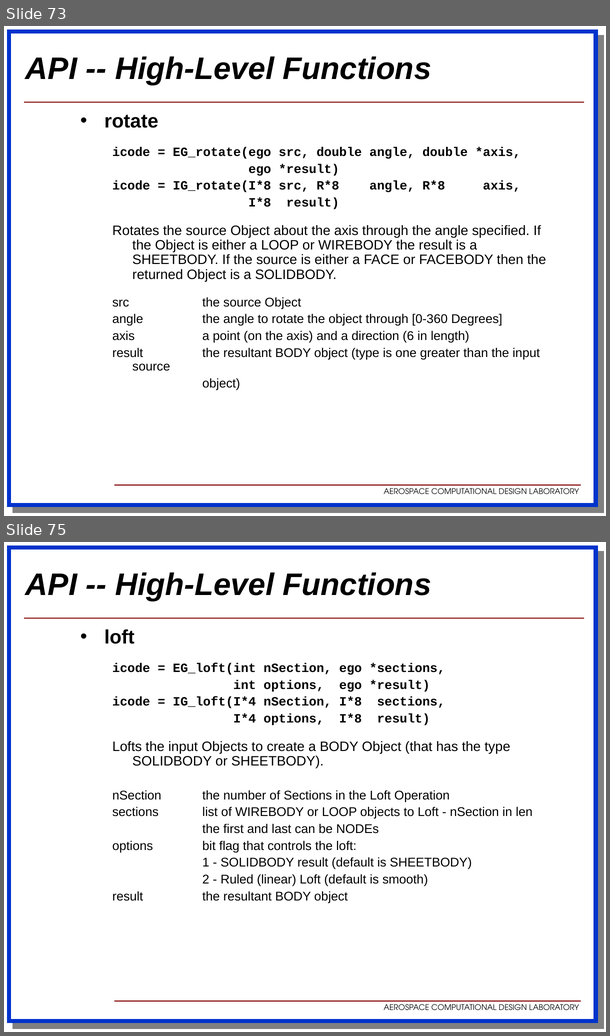
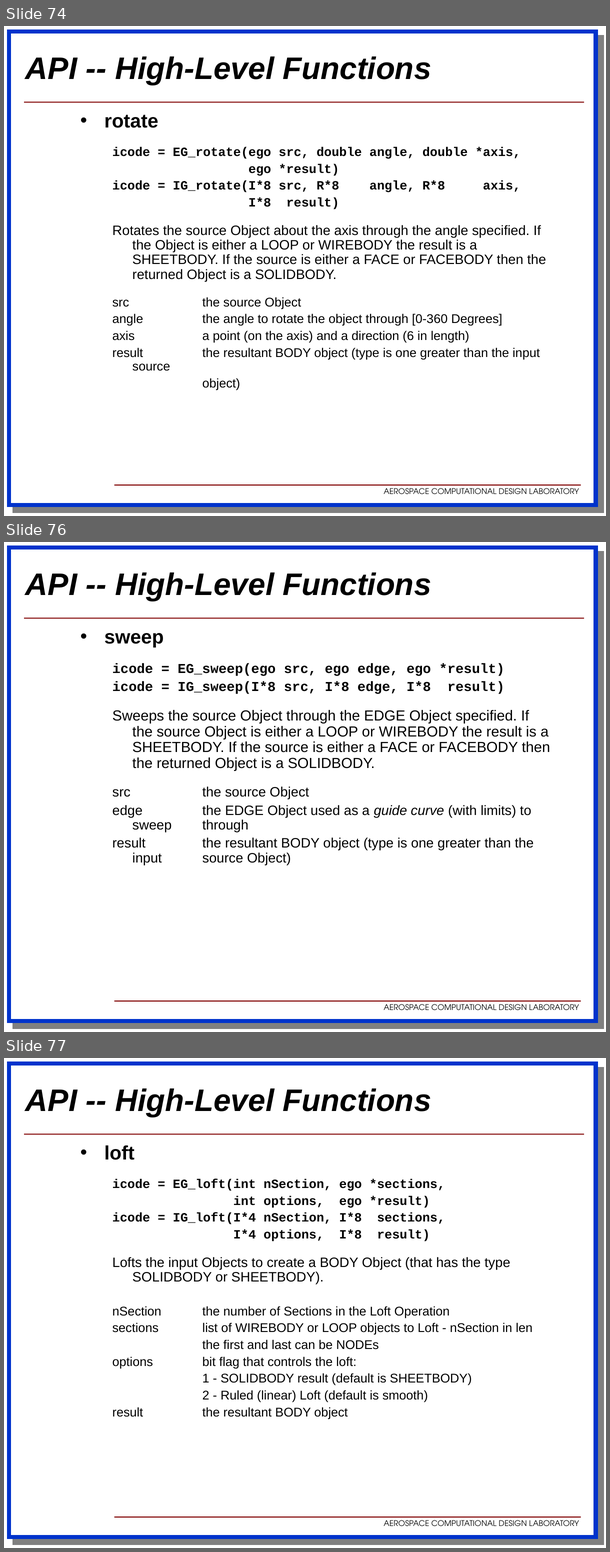
Before and after one commit to OpenMDAO/EGADS, a slide deck: docs/egads.ppt. Shown one above the other, each under a label of ours: slides 73 and 75 before the commit, slides 74, 76 and 77 after it; the slides between them are not shown. The pictures are 610x1036 and 610x1552 pixels, drawn with LibreOffice and Linux fonts; fonts in the diff are those of the drawing; background and template pictures are left out. Boxes give left, top, right and bottom in pixels: in the first picture for what was removed or moved away, otherwise in the second. Text is boxed around its words. In the diff, an @@ line names an element or a change of style, - is before the commit and + after.

```diff
--- a/docs/egads.ppt
+++ b/docs/egads.ppt
@@ slide 76 added at <box>4,542,606,1032</box>, background #FFFFFF; not listed: 4 template elements that a slide beside it also shows @@
@@ title added at <box>26,572,432,600</box>, 32 pt, text #000000, bold, italic @@
+API -- High-Level Functions
@@ text added at <box>104,633,550,864</box>, 14 pt, text #000000 @@
+• sweep
+  icode = EG_sweep(ego src, ego edge, ego *result)
+  icode = IG_sweep(I*8 src, I*8 edge, I*8 result)
+  Sweeps the source Object through the EDGE Object specified. If the source Object is either a LOOP or WIREBODY the result is a SHEETBODY. If the source is either a FACE or FACEBODY then the returned Object is a SOLIDBODY.
+  src the source Object
+  edge the EDGE Object used as a guide curve (with limits) to sweep through
+  result the resultant BODY object (type is one greater than the input source Object)
@@ what was slide 73 is now slide 74 @@
@@ what was slide 75 is now slide 77 @@
```
Also in this commit, not shown: 8 slides changed, 1 other slide added, 18 other files.
